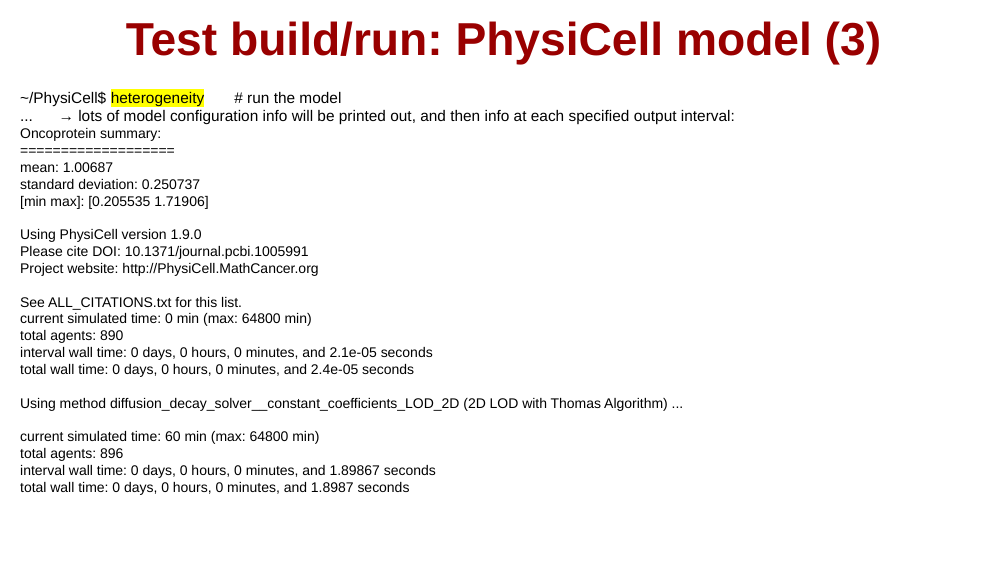
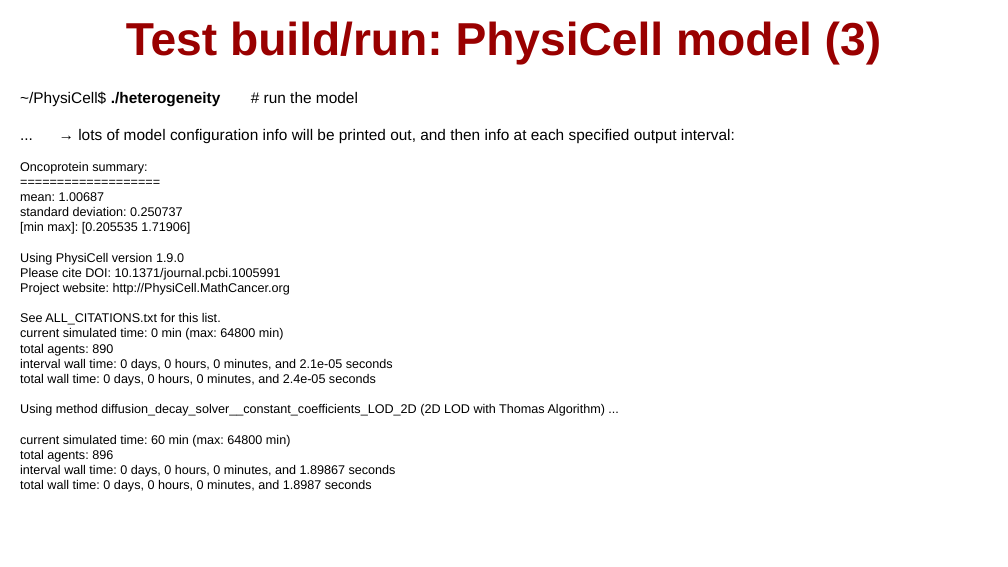
Before and after one commit to physicell-training/ws2021, a slide deck: slide 11 of pptx_source/PhysiCell_ws2021_macOS_setup.pptx. Drawn at 1008x567 pixels with LibreOffice and Linux fonts; fonts in the diff are those of the drawing; background and template pictures are left out. Boxes give left, top, right and bottom in pixels: in the first picture for what was removed or moved away, otherwise in the second. Text is boxed around its words. In the diff, an @@ line names an element or a change of style, - is before the commit and + after.

```diff
--- a/pptx_source/PhysiCell_ws2021_macOS_setup.pptx
+++ b/pptx_source/PhysiCell_ws2021_macOS_setup.pptx
@@ text at [20,91,358,106]: text changed @@
-~/PhysiCell$ heterogeneity # run the model
+~/PhysiCell$ ./heterogeneity # run the model
@@ text at [20,162,605,492]: size 10 to 9 pt in "Oncoprotein summary:", "===================", "mean: 1.00687", "standard deviation: 0.250737" and 14 more places @@
```
Also in this commit, not shown: 21 other slides changed, 6 slides added.
